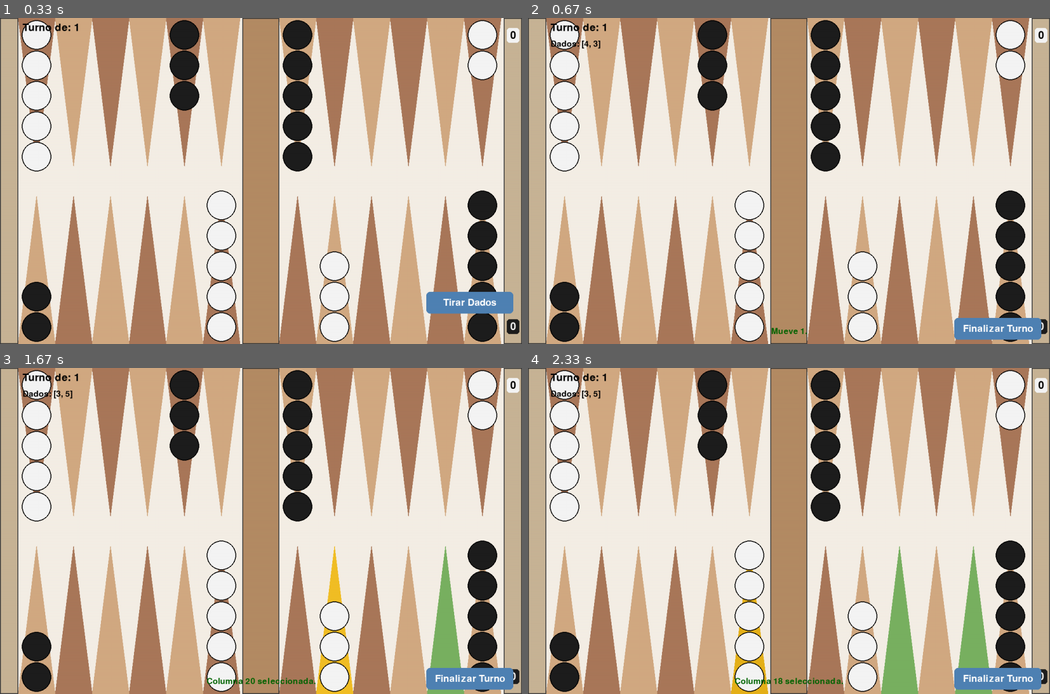
Above: before the commit, frames 1-4 (two rows, left to right).
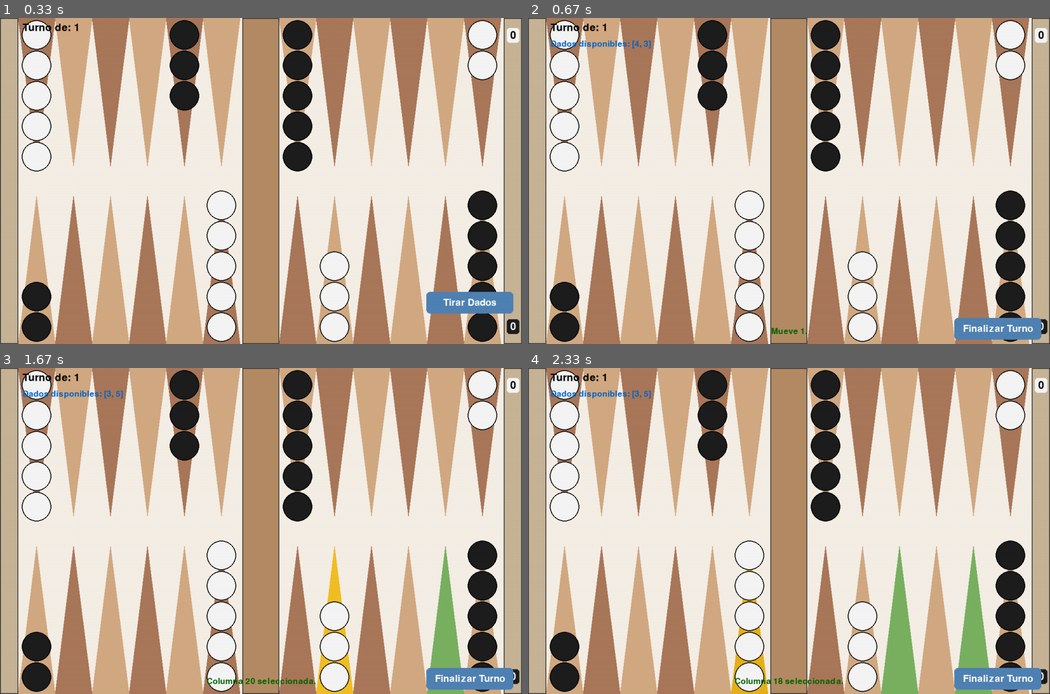
Above: after the commit, the same moments.

Repository: um-computacion/computacion-2025-backgammon-SantiagoArielMartinez
Game: pygame game, started from pygame_ui/pygame_ui.py
Two runs of this game, one before a commit and one after it. Both use one fixed random seed, a clock stepped at 60 frames per second and the inputs below.
Inputs (mouse positions are in pixels of both pictures, inside the frame that each line leads up to):
- Up to frame 1 (0.33 s): type "1 (at the terminal prompt)" at 0 s; type "1 (at the terminal prompt)" at 0 s
- Up to frame 2 (0.67 s): click "Tirar Dados" at 0.38 s
- Up to frame 3 (1.67 s): click "0" at 0.72 s; click "Tirar Dados" at 1.05 s; click (323, 560) at 1.38 s
- Up to frame 4 (2.33 s): click (799, 420) at 1.72 s; click (762, 615) at 2.05 s

Frame 1 is identical in both runs. In frame 2, 0.2% of the frame differs, in the area x 4-24%, y 6-10%; in frame 3, 0.2%; in frame 4, 0.2%.

Commit message:
modificaciones pygame

Diff:
--- a/core/dice.py
+++ b/core/dice.py
@@ -33,7 +33,7 @@
             else:
                 self.__valores__ = [self.__dado1__, self.__dado2__]
             return tuple(self.__valores__)
-        except Exception:
+        except (ValueError, TypeError):
             return ()
 
     def valores_dados(self):
--- a/core/exceptions.py
+++ b/core/exceptions.py
@@ -4,24 +4,23 @@
 
 class PosicionInvalida(Exception):
     """Error cuando la posición no existe (debe ser 0-23)."""
-    pass
+
 
 class PosicionVacia(Exception):
     """Error cuando no hay fichas en la posición."""
-    pass
+
 
 class MovimientoInvalido(Exception):
     """Error cuando el movimiento no está permitido."""
-    pass
+
 
 class NoEsTuTurno(Exception):
     """Error cuando intentas jugar y no es tu turno."""
-    pass
+
 
 class SinDados(Exception):
     """Error cuando no hay dados disponibles."""
-    pass
+
 
 class ColorIncorrecto(Exception):
     """Error cuando el color no es 'blanco' o 'negro'."""
-    pass
--- a/pygame_ui/pygame_ui.py
+++ b/pygame_ui/pygame_ui.py
@@ -1,10 +1,14 @@
-# pygame_ui/pygame_ui.py
+"""Interfaz gráfica del juego de Backgammon usando Pygame."""
+import sys
 import pygame
-import sys
 from core.backgammongame import BackgammonGame
 
+
 class BoardRenderer:
+    """Renderiza el tablero de Backgammon en Pygame."""
+
     def __init__(self, pantalla, alto_tablero=None):
+        """Inicializa el renderizador del tablero."""
         self.pantalla = pantalla
         self.ancho = self.pantalla.get_width()
         self.alto = alto_tablero if alto_tablero else self.pantalla.get_height()
@@ -15,6 +19,7 @@
         self.COLOR_FONDO_GENERAL = (245, 239, 230); self.COLOR_TRI_A = (170, 120, 90); self.COLOR_TRI_B = (210, 170, 13 …(445 unchanged characters)…
 
     def dibujar_tablero(self):
+        """Dibuja el tablero base con triángulos y barras."""
         self.pantalla.fill(self.COLOR_FONDO_GENERAL); x_barra_centro = (self.ancho / 2) - (self.ancho_barra / 2); pygam …(228 unchanged characters)…
         for i in range(6):
             x_izq = self.ancho_barra // 2 + i * self.ancho_triangulo; pygame.draw.polygon(self.pantalla, self.COLOR_TRI …(375 unchanged characters)…
@@ -28,6 +33,7 @@
         return int(x), int(y_base), int(step)
 
     def dibujar_fichas(self, estado_tablero, seleccionado=None, movimientos_validos=None):
+        """Dibuja las fichas en el tablero."""
         fuente, max_visibles = pygame.font.Font(None, 22), 5
         if seleccionado is not None and isinstance(seleccionado, int):
             self._resaltar_triangulo(seleccionado, self.COLOR_SELECTED)
@@ -45,6 +51,7 @@
         pts = [(x_esquina_izq, 0), (x_esquina_izq + self.ancho_triangulo, 0), (x_centro, self.alto_triangulo)] if y_bas …(285 unchanged characters)…
 
     def dibujar_barra(self, almacen):
+        """Dibuja la barra central con fichas capturadas."""
         x_centro = self.ancho // 2
         for color in ["blanco", "negro"]:
             cantidad = almacen.get(color, 0)
@@ -53,17 +60,25 @@
             for j in range(cantidad): y = y_start + j * step; ficha_color = self.COLOR_FICHA_BLANCA if color == "blanco …(215 unchanged characters)…
 
     def dibujar_barra_lateral(self, banco):
+        """Dibuja la barra lateral con fichas sacadas del tablero."""
         fuente, x_centro = pygame.font.Font(None, 36), self.ancho - self.ancho_barra // 4
         for color, y_pos in [("blanco", 40), ("negro", self.alto - 40)]:
             texto_color = self.COLOR_TEXTO_GENERAL if color == "blanco" else self.COLOR_FICHA_BLANCA; fondo_color = sel …(304 unchanged characters)…
 
     def dibujar_info_turno(self, turno, dados, mensaje):
+        """Dibuja información del turno, dados disponibles y mensajes."""
         fuente_grande, fuente_media = pygame.font.Font(None, 36), pygame.font.Font(None, 28)
         self.pantalla.blit(fuente_grande.render(f"Turno de: {turno}", True, self.COLOR_TEXTO_GENERAL), (self.ancho_barra // 2 + 10, 10))
-        if dados: self.pantalla.blit(fuente_media.render(f"Dados: {dados}", True, self.COLOR_TEXTO_GENERAL), (self.ancho_barra // 2 + 10, 50))
+
+        # Mostrar dados disponibles
+        if dados:
+            dados_texto = f"Dados disponibles: {dados}"
+            self.pantalla.blit(fuente_media.render(dados_texto, True, (0, 100, 200)), (self.ancho_barra // 2 + 10, 50))
+
         if mensaje: color = self.COLOR_MENSAJE_ERROR if "Error" in mensaje or "válido" in mensaje else self.COLOR_MENSAJE_INFO; texto_msg = fuente_media.render(mensaje, True, color); self.pantalla.blit(texto_msg, texto_msg.get_rect(midbottom=(self.ancho // 2, self.alto - 20)))
 
     def obtener_punto_desde_click(self, pos):
+        """Convierte coordenadas de click en número de punto del tablero."""
         x_click, y_click = pos; x_barra_start = (self.ancho / 2) - (self.ancho_barra / 2)
         if x_click > self.ancho - self.ancho_barra // 2: return 'bear_off'
         if x_click < self.ancho_barra // 2 or x_barra_start <= x_click <= x_barra_start + self.ancho_barra: return None
@@ -71,7 +86,9 @@
         else: punto = 19 + int((x_click - (x_barra_start + self.ancho_barra)) // self.ancho_triangulo) if x_click > x_barra_start + self.ancho_barra else 13 + int((x_click - self.ancho_barra // 2) // self.ancho_triangulo)
         return (punto - 1) if 1 <= punto <= 24 else None
 
+
 class PygameUI:
+    """Interfaz gráfica principal del juego usando Pygame."""
     def __init__(self):
         pygame.init()
         self.ANCHO_PANTALLA, self.ALTO_PANTALLA = 1200, 750
@@ -179,7 +196,22 @@
         if self.dados_tirados and not self.game.__dados__.valores_dados():
             self._finalizar_turno_ui()
 
+    def _draw(self):
+        """Dibuja toda la interfaz del juego."""
+        self.renderer.dibujar_tablero()
+        self.renderer.dibujar_fichas(self.game.get_tablero().__contenedor__, self.origen_seleccionado, self.movimientos_validos)
+        self.renderer.dibujar_barra(self.game.get_tablero().estado_almacenamiento())
+        self.renderer.dibujar_barra_lateral(getattr(self.game.get_tablero(), '__banco__', {}))
+
+        dados = self.game.__dados__.valores_dados() if self.dados_tirados else []
+        mensaje = self.mensaje_ui if self.mensaje_timer > 0 else ""
+        self.renderer.dibujar_info_turno(self.game.get_turno_actual().nombre, dados, mensaje)
+
+        self._draw_buttons()
+        pygame.display.flip()
+
     def _draw_buttons(self):
+        """Dibuja los botones de la interfaz."""
         if not self.dados_tirados:
             pygame.draw.rect(self.pantalla, self.COLOR_BOTON, self.rect_tirar_dados, border_radius=8)
             texto_surf = self.fuente_boton.render("Tirar Dados", True, self.COLOR_BOTON_TEXTO)
@@ -189,20 +221,8 @@
             texto_surf = self.fuente_boton.render("Finalizar Turno", True, self.COLOR_BOTON_TEXTO)
             self.pantalla.blit(texto_surf, texto_surf.get_rect(center=self.rect_finalizar_turno.center))
 
-    def _draw(self):
-        self.renderer.dibujar_tablero()
-        self.renderer.dibujar_fichas(self.game.get_tablero().estado_tablero(), self.origen_seleccionado, self.movimientos_validos)
-        self.renderer.dibujar_barra(self.game.get_tablero().estado_almacenamiento())
-        self.renderer.dibujar_barra_lateral(getattr(self.game.get_tablero(), '__banco__', {}))
-
-        dados = self.game.__dados__.valores_dados() if self.dados_tirados else []
-        mensaje = self.mensaje_ui if self.mensaje_timer > 0 else ""
-        self.renderer.dibujar_info_turno(self.game.get_turno_actual().nombre, dados, mensaje)
-
-        self._draw_buttons()
-        pygame.display.flip()
-
     def run(self):
+        """Ejecuta el loop principal del juego."""
         while self.running:
             for e in pygame.event.get():
                 if e.type == pygame.QUIT or (e.type == pygame.KEYDOWN and e.key in (pygame.K_ESCAPE, pygame.K_q)):
Not shown, changed: .pylintrc
